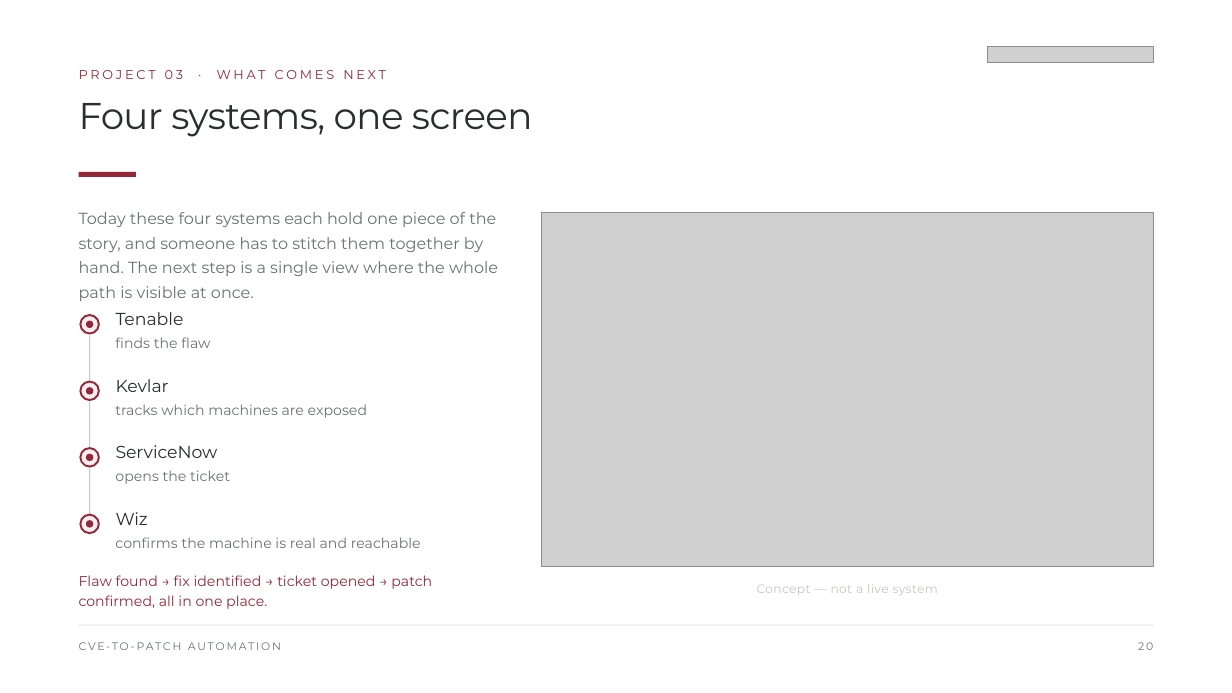
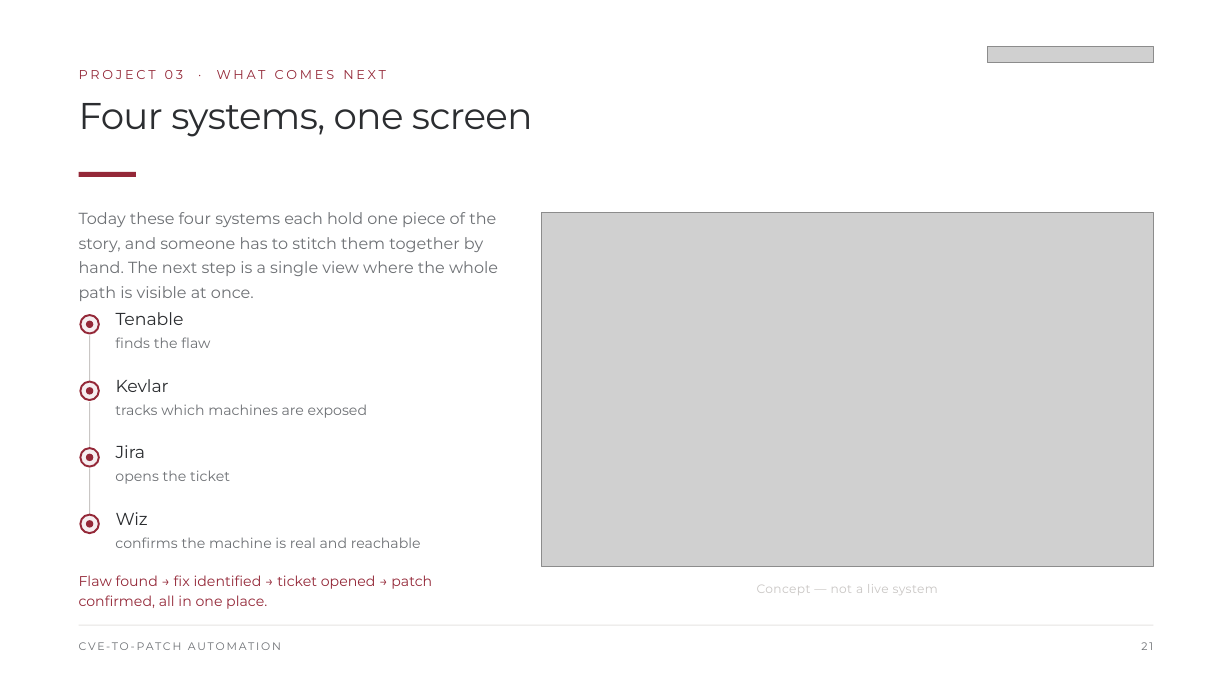
Before and after one commit to Jairmald/ai, a slide deck: slide 21 of out/Internship_Exit_Presentation_Stewart.pptx (slide 20 before the commit). Drawn at 1232x693 pixels with LibreOffice and Linux fonts; fonts in the diff are those of the drawing; grey boxes stand for pictures. Boxes give left, top, right and bottom in pixels: in the first picture for what was removed or moved away, otherwise in the second. Text is boxed around its words. In the diff, an @@ line names an element or a change of style, - is before the commit and + after.

```diff
--- a/out/Internship_Exit_Presentation_Stewart.pptx
+++ b/out/Internship_Exit_Presentation_Stewart.pptx
@@ text at <box>116,445,146,458</box>: text changed @@
-ServiceNow
+Jira
@@ text at <box>1141,642,1153,650</box>: text changed @@
-20
+21
```
Also in this commit, not shown: 6 other slides changed, 2 slides added, 1 slide removed, 9 other files.
